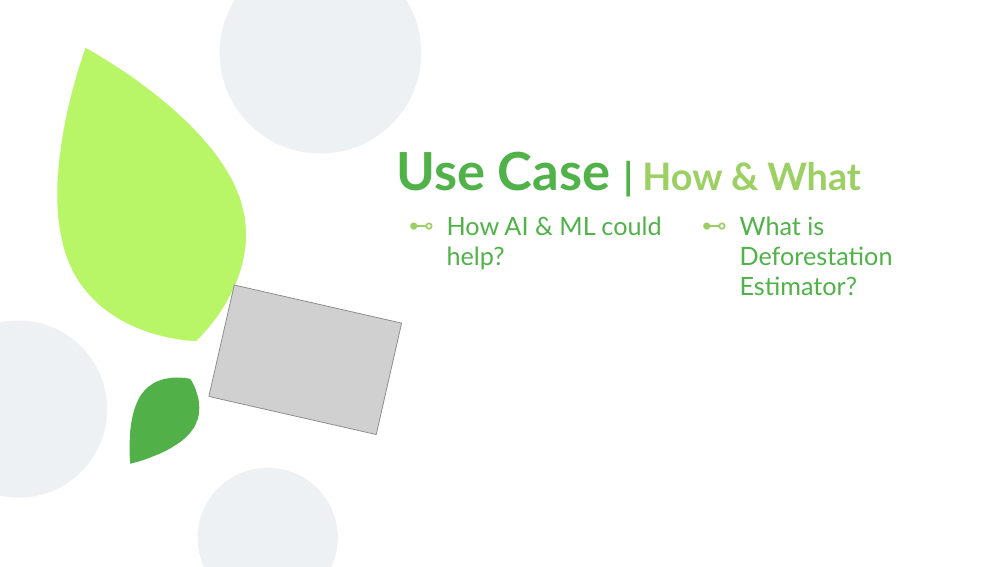
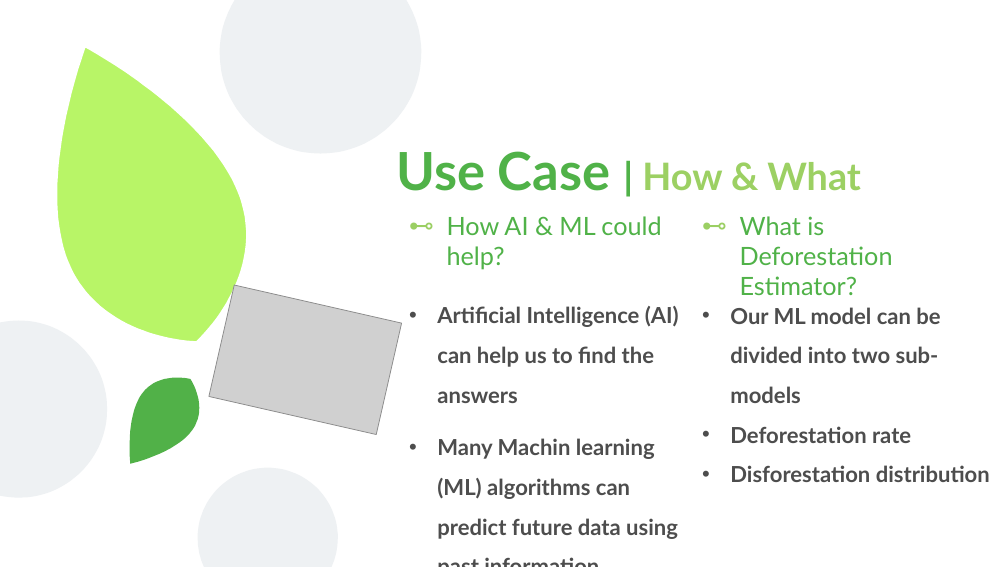
Before and after one commit to mohannashahrad/Borealis_AI_Plant_Tree_Project, a slide deck: slide 5 of Presentation.pptx (slide 4 before the commit). Drawn at 1008x567 pixels with LibreOffice and Linux fonts; fonts in the diff are those of the drawing; grey boxes stand for pictures. Boxes give left, top, right and bottom in pixels: in the first picture for what was removed or moved away, otherwise in the second. Text is boxed around its words. In the diff, an @@ line names an element or a change of style, - is before the commit and + after.

Commit message:
Presentation_Text_1-5

```diff
--- a/Presentation.pptx
+++ b/Presentation.pptx
@@ text added at bbox=[437, 306, 679, 539], 21 pt, text #4D4D4D, bold @@
+• Artificial Intelligence (AI) can help us to find the answers
+• Many Machin learning (ML) algorithms can predict future data using past information
@@ text added at bbox=[730, 307, 990, 482], 21 pt, text #4D4D4D, bold @@
+• Our ML model can be divided into two sub-models
+• Deforestation rate
+• Disforestation distribution
```
Also in this commit, not shown: 4 other slides changed, 1 slide added.
